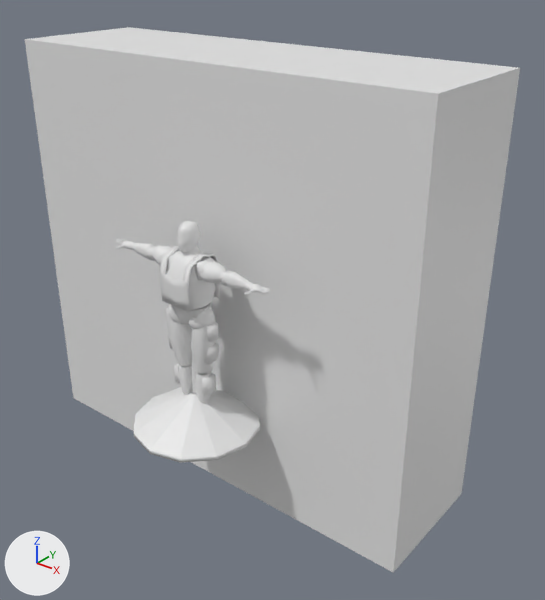
Renders of the Blender file Criação de Personagens II/Proxy Model.blend from each side of a commit.
One viewpoint serves both versions: a 50 mm lens placed at (6.31, -6.2, 6.17), pointed at (0.29, 1.32, 1.51). Every picture has the same lights, and +X, +Y and +Z are marked at lower left. The older version comes first.

Objects in the first picture: 'Character', 'Cube', 'Hat' and 1 more.
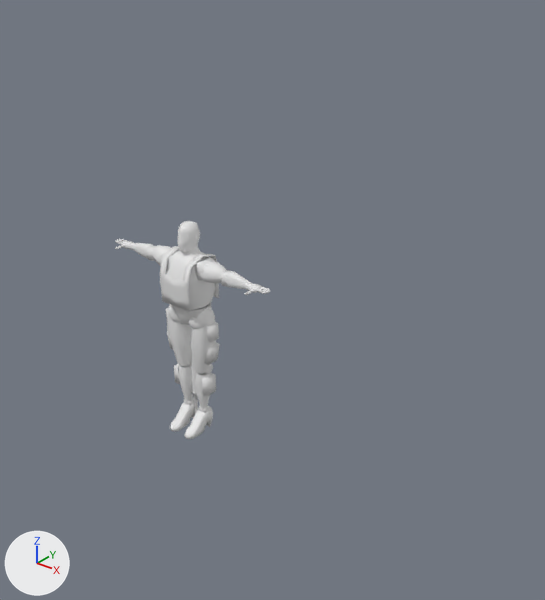
Diff of the bpy script that builds the scene:
```diff
--- a/Criação de Personagens II/Proxy Model.blend.py
+++ b/Criação de Personagens II/Proxy Model.blend.py
@@ ob_cube @@
 ob_cube.scale = (3.33, 1.0, 3.1)
+ob_cube.hide_set(True)  # its collection is switched off
@@ ob_hat @@
 ob_hat.location = (0.0, 0.0, 0.0)
+ob_hat.hide_set(True)
```

Boxes (x1, y1, x2, y2) around the edits, measured in the pictures (545 x 600 px):
'Cube', hidden: before (25, 27, 520, 572)
'Hat', hidden: before (134, 387, 260, 463)
